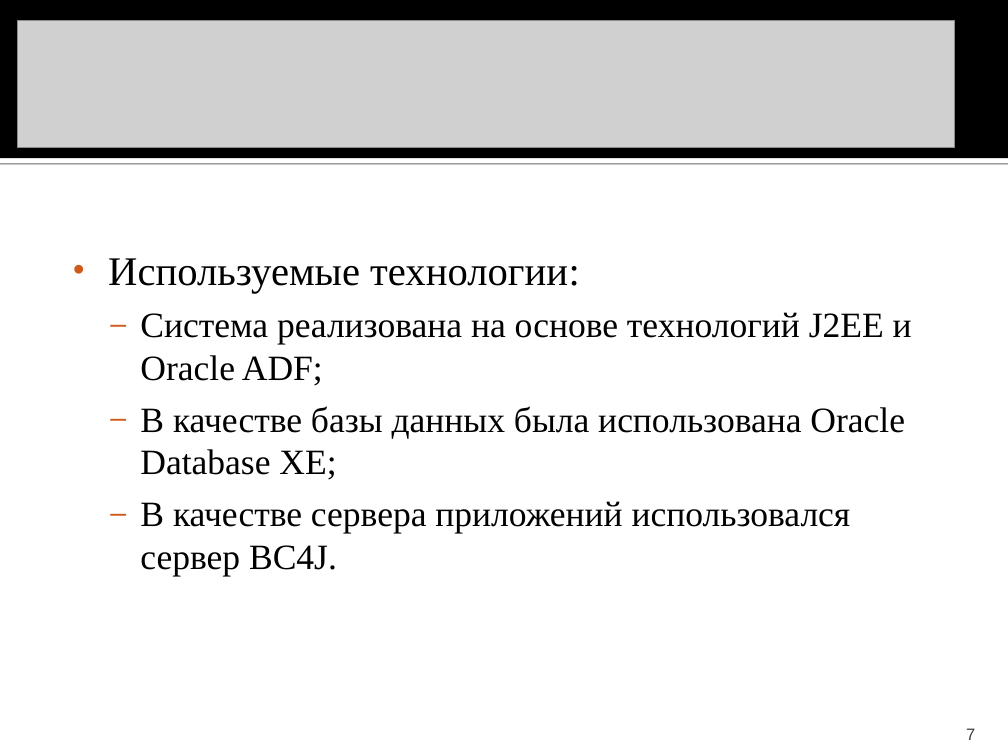
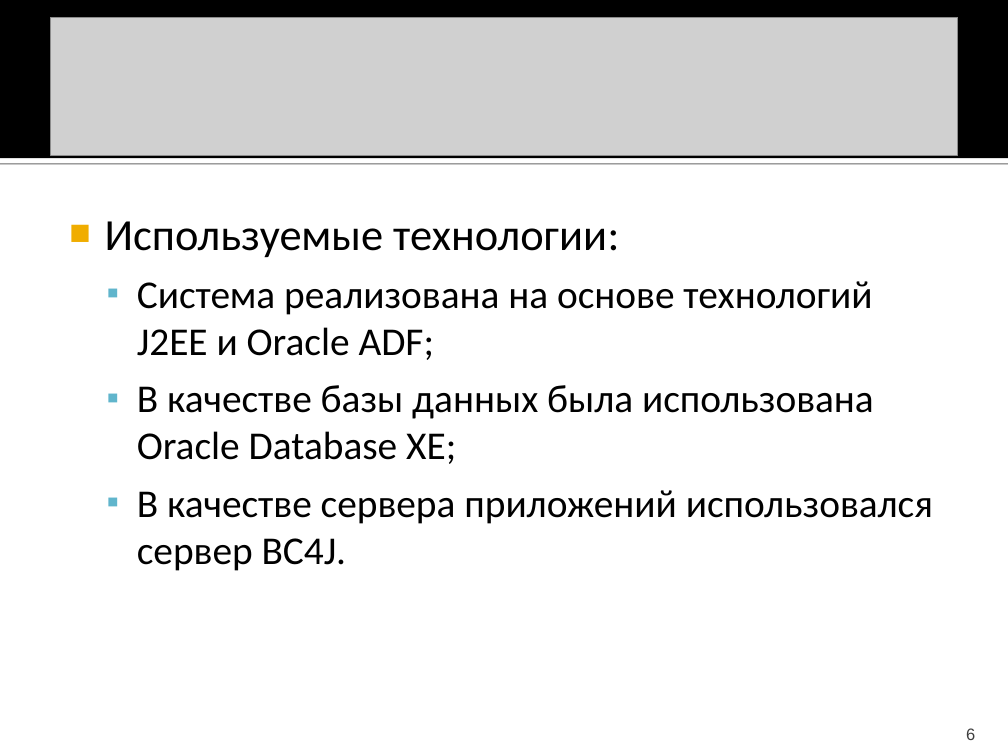
Before and after one commit to BarabancsikovaNatalia/CourseWork, a slide deck: slide 6 of Презентация к курсовой работе.ppt (slide 7 before the commit). Drawn at 1008x756 pixels with LibreOffice and Linux fonts; fonts in the diff are those of the drawing; grey boxes stand for pictures. Boxes give left, top, right and bottom in pixels: in the first picture for what was removed or moved away, otherwise in the second. Text is boxed around its words. In the diff, an @@ line names an element or a change of style, - is before the commit and + after.

```diff
--- a/Презентация к курсовой работе.ppt
+++ b/Презентация к курсовой работе.ppt
@@ picture: place and size @@
-picture at (17,20,955,147)
+picture at (50,17,958,155)
@@ text "Используемые технологии:": place and size @@
-text "Используемые технологии:" at (108,258,912,575)
+text "Используемые технологии:" at (105,221,933,571)
@@ text "Используемые технологии:" at (105,221,933,571): size 32 to 35 pt in "Используемые технологии:"; font Times New Roman to Calibri; size 28 to 31 pt in "Система реализована на основе технологий J2EE и ...", "В качестве базы данных была использована Oracle ...", "В качестве сервера приложений использовался сервер BC4J."; bullet • to ■; bullet colour #CF5B1B to #F0AD00; bullet ‒ to ▪; bullet colour #CF5B1B to #60B5CC @@
@@ page number at (966,728,975,740): text changed @@
-7
+6
```
Also in this commit, not shown: 8 other slides changed, 5 slides added, 5 slides removed, 1 other file.
